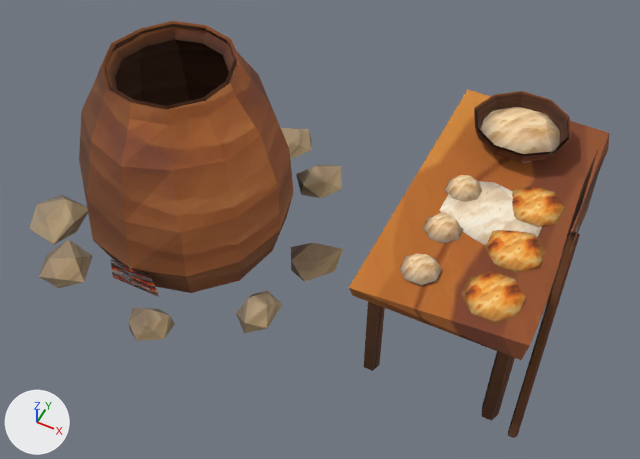
An edit to the glTF model assets-vila/forno-pao/forno.glb, drawn before and after from the same camera.
Both versions are drawn from a camera (50 mm lens) standing at (1.75, 75.79, 3.03) and looking at (0.68, 77.93, 0.34). The lights are fixed; the arrows at lower left show +X, +Y and +Z. The picture after the commit comes second. Vertices at exactly the same position are counted once.

Script lines for the objects in view, before the commit:
```python
me_forno_boca = bpy.data.meshes.new('Forno_Boca')
me_forno_boca.from_pydata(...)  # 4 vertices, 2 faces; spans x -0.12..0.12, y 0.0..0.005, z -0.07..0.07
me_forno_boca.materials.append(mat_forno)
# before: 0 (-0.12, 0.005, -0.07) at pixel (112, 277), 1 (0.12, 0.005, -0.07) at pixel (159, 297), 2 (0.1, 0.0, 0.07) at pixel (150, 275), 3 (-0.1, 0.0, 0.07) at pixel (110, 259)
me_forno_corpo = bpy.data.meshes.new('Forno_Corpo')
me_forno_corpo.from_pydata(...)  # 266 vertices, 468 faces; spans x -0.709..0.72, y -0.694..0.732, z 0.0..0.9
me_forno_corpo.materials.append(mat_forno)
me_forno_mesa = bpy.data.meshes.new('Forno_Mesa')
me_forno_mesa.from_pydata(...)  # 172 vertices, 264 faces; spans x -0.319..0.379, y -0.605..0.598, z -0.008..1.008
me_forno_mesa.materials.append(mat_forno)
me_forno_pao_1 = bpy.data.meshes.new('Forno_Pao_1')
me_forno_pao_1.from_pydata(...)  # 26 vertices, 32 faces; spans x -0.102..0.102, y -0.102..0.102, z -0.008..0.025
me_forno_pao_1.materials.append(mat_forno)
me_forno_pao_3 = bpy.data.meshes.new('Forno_Pao_3')
me_forno_pao_3.from_pydata(...)  # 26 vertices, 32 faces; spans x -0.102..0.102, y -0.102..0.102, z -0.008..0.025
me_forno_pao_3.materials.append(mat_forno)
ob_forno_boca = bpy.data.objects.new('Forno_Boca', me_forno_boca)
ob_forno_boca.location = (0.0, 77.53, 0.1)
ob_forno_corpo = bpy.data.objects.new('Forno_Corpo', me_forno_corpo)
ob_forno_corpo.location = (0.0, 78.0, 0.0)
ob_forno_mesa = bpy.data.objects.new('Forno_Mesa', me_forno_mesa)
ob_forno_mesa.location = (1.3, 78.15, 0.0)
ob_forno_pao_1 = bpy.data.objects.new('Forno_Pao_1', me_forno_pao_1)
ob_forno_pao_1.location = (1.45, 77.73, 0.582)
ob_forno_pao_3 = bpy.data.objects.new('Forno_Pao_3', me_forno_pao_3)
ob_forno_pao_3.location = (1.45, 78.21, 0.582)
# also in view: 'Forno_Massa_1' at (1.18, 77.73, 0.6); 'Forno_Massa_2' at (1.18, 77.95, 0.6); 'Forno_Pao_2' at (1.45, 77.97, 0.59); 'Forno_Massa_3' at (1.18, 78.17, 0.6)
```
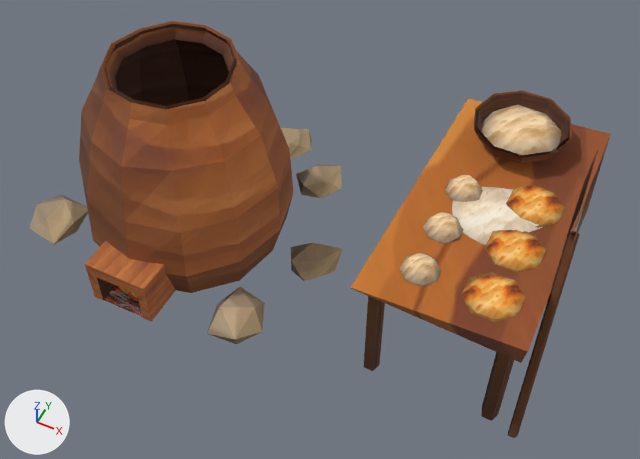
Boxes (x1, y1, x2, y2) around the edits, measured in the pictures (640 x 459 px; the box of a moved part takes in the faces that stretch with it):
'Forno_Corpo', reshaped: before (29, 21, 343, 341); after (29, 21, 343, 344)
'Forno_Mesa', reshaped: before (349, 90, 609, 438); after (350, 90, 611, 438)
'Forno_Nicho', added (brown): after (85, 240, 176, 322)
'Forno_Pao_3', reshaped: before (512, 186, 565, 227); after (506, 184, 565, 228)
'Forno_Boca', reshaped, moved: before (110, 259, 159, 297); after (104, 285, 142, 317)
'Forno_ChamaBoca', added (mostly hidden): after (118, 287, 138, 298)
part 2 of me_forno_corpo, rebuilt (23% wider, 35% taller): before (236, 291, 283, 333); after (207, 287, 265, 344)
part 3 of me_forno_corpo, deleted (brown): before (129, 308, 175, 341)
part 4 of me_forno_corpo, deleted (brown): before (39, 239, 92, 288)
part 5 of me_forno_mesa, moved or reshaped: before (349, 90, 609, 421); after (350, 90, 611, 421)
part 6 of me_forno_pao_3, moved or reshaped: before (512, 186, 562, 226); after (506, 184, 563, 225)

The change in detail:
me_forno_boca is used by ob_forno_boca; location (0.0, 77.53, 0.1).
Verts and faces of me_forno_boca; kept vertices keep their numbers, new ones are numbered from 4.
me_forno_boca had 4 vertices, 2 faces and spanned x -0.12..0.12, y 0.0..0.005, z -0.07..0.07.
me_forno_boca now has 8 vertices, 4 faces and spans x -0.1..0.1, y -0.07..0.06, z -0.045..0.11.
Part 1, on me_forno_boca:
Vertices deleted: 0 to 3 (with the faces that use them).
New vertex 4 is at (-0.1, 0.06, -0.045).
New vertex 5 is at (-0.1, 0.06, 0.11).
New vertex 6 is at (-0.1, -0.07, -0.044), pixel (103, 299).
New vertex 7 is at (-0.1, 0.06, -0.044).
New vertices 8 to 11 stand at vertices 4 to 7, in that order, plus (0.2, 0.0, 0.0).
New faces: (4, 8, 9), (4, 9, 5), (6, 10, 11), (6, 11, 7).
me_forno_corpo is used by ob_forno_corpo; location (0.0, 78.0, 0.0).
me_forno_corpo had 266 vertices, 468 faces and spanned x -0.709..0.72, y -0.694..0.732, z 0.0..0.9.
me_forno_corpo now has 242 vertices, 428 faces and spans x -0.709..0.72, y -0.536..0.732, z 0.0..0.9.
me_forno_corpo part 2: the loose piece of 12 vertices spanning x 0.45..0.605, y -0.453..-0.243, z 0.008..0.082 is rebuilt with 12 vertices and now spans x 0.356..0.595, y -0.536..-0.279, z 0.002..0.099.
me_forno_corpo part 3: the loose piece of 12 vertices spanning x 0.048..0.256, y -0.694..-0.518, z 0.005..0.093 is deleted.
me_forno_corpo part 4: the loose piece of 12 vertices spanning x -0.457..-0.215, y -0.605..-0.4, z 0.004..0.099 is deleted.
me_forno_mesa is used by ob_forno_mesa; location (1.3, 78.15, 0.0).
me_forno_mesa had 172 vertices, 264 faces and spanned x -0.319..0.379, y -0.605..0.598, z -0.008..1.008.
me_forno_mesa now has 172 vertices, 264 faces and spans x -0.319..0.379, y -0.603..0.593, z -0.008..1.008.
me_forno_mesa part 5: 126 of 172 vertices moved; they spanned x -0.319..0.36, y -0.605..0.598, z -0.008..0.787 and now span x -0.319..0.36, y -0.603..0.593, z -0.008..0.786; mean shift (0.0, -0.001, 0.0); largest move (-0.319, 0.598, 0.58) -> (-0.296, 0.542, 0.58).
me_forno_pao_3 has 26 vertices, 32 faces and spans x -0.102..0.102, y -0.102..0.102, z -0.008..0.025.
me_forno_pao_3 is used by ob_forno_pao_3; location (1.45, 78.21, 0.582).
me_forno_pao_3 part 6: 14 of 26 vertices moved; they spanned x -0.102..0.102, y -0.102..0.102, z -0.008..0.021 and now span x -0.102..0.102, y -0.102..0.102, z -0.008..0.02; mean shift (0.0, 0.0, 0.0); largest move (0.042, -0.102, 0.008) -> (0.042, -0.102, -0.008).
Mesh me_forno_nicho is new.
It has 16 vertices, 18 faces and spans x -0.145..0.145, y -0.07..0.12, z -0.1..0.12.
It uses material mat_forno.
Mesh me_forno_chamaboca is new.
It has 8 vertices, 4 faces and spans x -0.085..0.085, y -0.02..0.01, z 0.0..0.13.
It uses material mat_forno_recorte.
Object 'Forno_Boca' (ob_forno_boca) moves from (0.0, 77.53, 0.1) to (0.0, 77.5, 0.05).
Object 'Forno_Nicho' (ob_forno_nicho) is new; it shows me_forno_nicho.
Its location is (0.0, 77.5, 0.1).
Object 'Forno_ChamaBoca' (ob_forno_chamaboca) is new; it shows me_forno_chamaboca.
Its location is (0.0, 77.52, 0.01).
